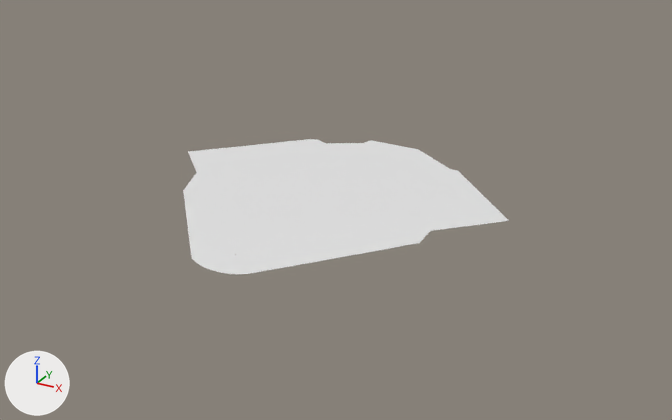
An edit to the Blender file segra_stadium/segra_stadium.blend, drawn before and after from the same camera.
One viewpoint serves both versions: a 50 mm lens placed at (160.0, -223.0, 136.0), pointed at (17.0, 37.0, 6.0). Arrows for +X, +Y and +Z are at lower left; the lights stay in place. The picture after the commit comes second.

In view in the first picture: 'Stadium.001'.
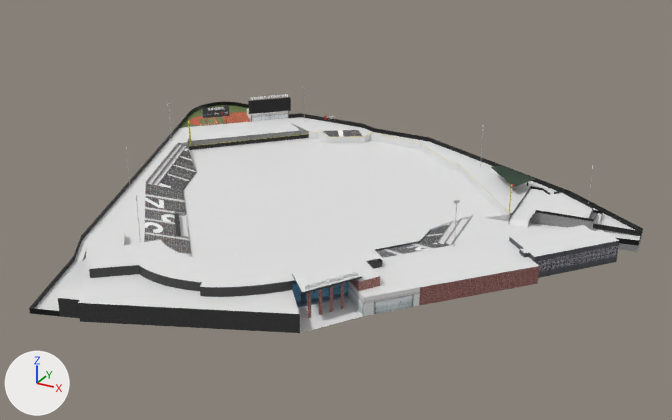
Changed parts and their boxes (x1, y1, x2, y2) in the pictures (672 x 420 px):
'Stadium', shown: after (29, 88, 643, 333)

The change, as a list of edits to the scene's bpy script:
```text
Change ob_stadium:
    remove ob_stadium.hide_set(True)
```
